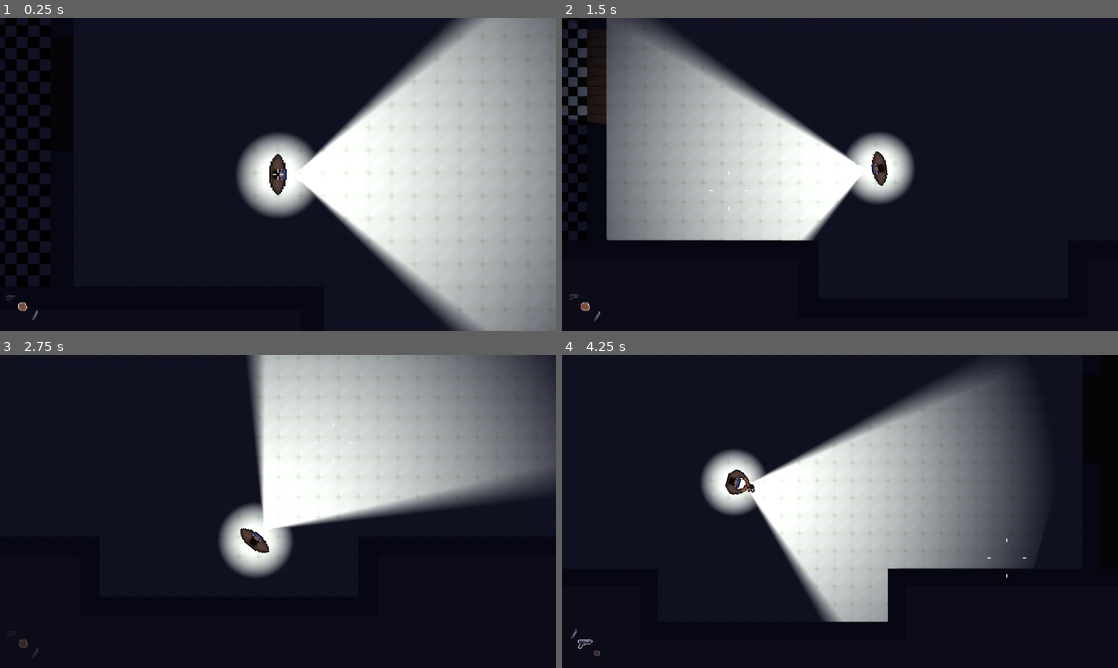
Above: before the commit, frames 1-4 (two rows, left to right).
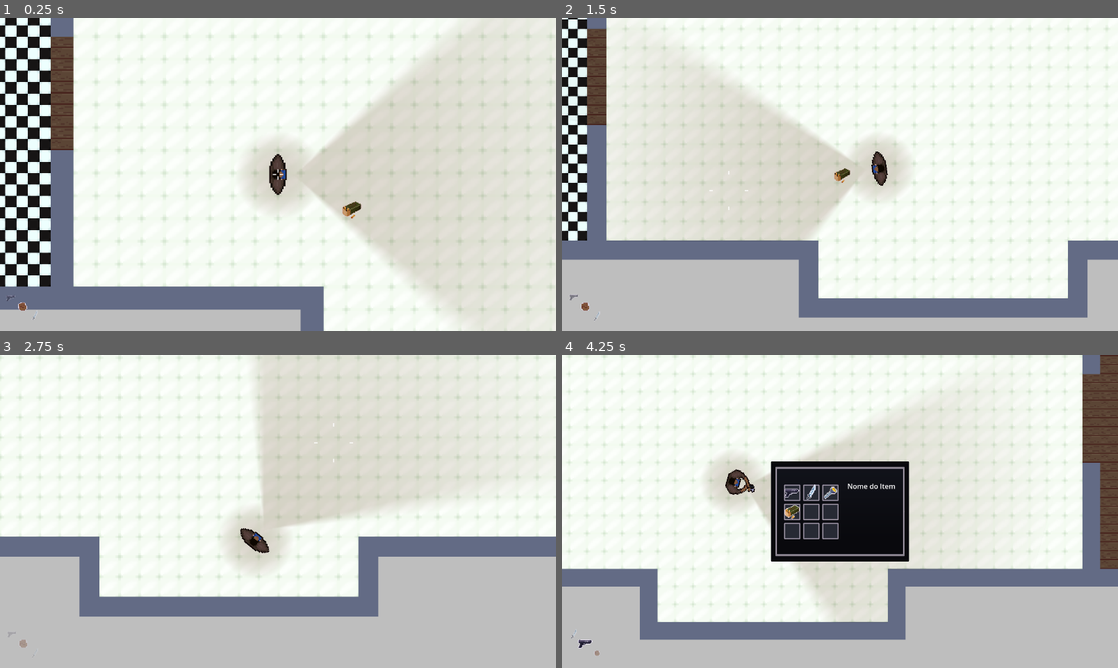
Above: after the commit, the same moments.

Repository: Gabryel-Paes/ProjetoCG
Game: Godot game, scene res://levels/rooms/lobby_tutorial.tscn
Two runs of this game, one before a commit and one after it. Both use one fixed random seed, a clock stepped at 60 frames per second and the inputs below.
Inputs (mouse positions are in pixels of both pictures, inside the frame that each line leads up to):
- Up to frame 1 (0.25 s): no input
- Up to frame 2 (1.5 s): tap Enter at 0.5 s; move the mouse to (962, 158) at 0.52 s; hold D (Right) 0.53-1.28 s; hold E (Interact) 0.53-1.28 s; tap R (Recarregar) at 0.8, 1.35 s; move the mouse to (728, 190) at 1.27 s; hold S (Down) from 1.28 s (still down)
- Up to frame 3 (2.75 s): tap E (Interact) at 1.55 s; move the mouse to (333, 442) at 2.02 s; release S (Down) at 2.03 s; press the mouse at (333, 442) at 2.03 s; hold D (Right) from 2.03 s (still down); tap R (Recarregar) at 2.3 s
- Up to frame 4 (4.25 s): move the mouse to (812, 574) at 2.77 s; release D (Right) at 2.78 s; release the mouse at (812, 574) at 2.78 s; hold W (Up) 2.78-3.53 s; tap E (Interact) at 2.85 s; move the mouse to (1006, 558) at 3.52 s; hold A (Left) from 3.53 s (still down); hold Mouse wheel down (LastWeapon) from 3.53 s (still down); tap R (Recarregar) at 3.8 s; tap Tab (toggle_inventory, bound only after the commit) at 4.15 s

The runs differ from the first frame. In frame 1, 90% of the frame differs, in the area x 0-100%, y 0-100%; in frame 2, 94%; in frame 3, 95%; in frame 4, 98%.

Commit message:
Add inventory UI, world item pickups, and ammo-consuming reload
- Build 3x3 inventory grid UI with hover highlight, large item preview
  panel, and per-slot quantity labels for stackable items
- Add Item resource class and starting items (pistol, faca, lanterna)
  hardcoded on the player, plus an example munição item
- Add ItemPickup (props/item_pickup.gd/.tscn): place collectible items
  in a level, show a "Pressione E para pegar" prompt near the player,
  and add/stack them into the inventory on interact
- Make weapon reload consume one ammo item from the inventory, failing
  with the existing ammo_empty feedback when no ammo stack is available
- Fix out-of-bounds init-order bug in Inventory, invisible cursor and
  accidental firing while the inventory is open, and TAB stealing focus
  instead of closing the inventory

Diff:
--- a/Items/inventory.gd
+++ b/Items/inventory.gd
@@ -4,8 +4,87 @@
 signal inventory_updated
 
 @export var capacity: int = 9
+@export var starting_items: Array[Item] = [] # Itens (.tres) que o personagem já começa com no inventário
 var slots: Array = []
+var quantities: Array = []
+var _initialized: bool = false
 
 func _ready() -> void:
-	slots.resize (capacity)
-	slots.fill (null)
+	_ensure_slots()
+
+# Garante que slots existam e que os starting_items já tenham sido
+# adicionados, não importa quem chame o Inventory primeiro (a UI ou o
+# próprio _ready deste nó — a ordem entre nós irmãos não é garantida).
+func _ensure_slots() -> void:
+	if slots.size() != capacity:
+		slots.resize(capacity)
+		quantities.resize(capacity)
+		for i in range(capacity):
+			if quantities[i] == null:
+				quantities[i] = 0
+	if not _initialized:
+		_initialized = true
+		for item in starting_items:
+			add_item(item)
+
+# Se o item já existe numa pilha (e for empilhável), só soma +1 nela.
+# Caso contrário procura um slot vazio e cria uma pilha nova.
+func add_item (item: Item) -> bool:
+	_ensure_slots()
+	if item == null:
+		return false
+
+	if item.stackable:
+		for i in range(capacity):
+			if slots[i] == item:
+				quantities[i] += 1
+				inventory_updated.emit()
+				return true
+
+	for i in range(capacity):
+		if slots[i] == null:
+			slots[i] = item
+			quantities[i] = 1
+			inventory_updated.emit()
+			return true
+	return false
+
+# Consome 1 unidade da pilha (usado ao "Usar" ou "Descartar" um item).
+# Quando a quantidade chega a 0, o slot libera por completo.
+func consume_item(index: int) -> void:
+	_ensure_slots()
+	if index < 0 or index >= capacity or slots[index] == null:
+		return
+	quantities[index] -= 1
+	if quantities[index] <= 0:
+		slots[index] = null
+		quantities[index] = 0
+	inventory_updated.emit()
+
+# Descarta a pilha inteira de uma vez (não usado pela UI atualmente, mas
+# fica disponível caso algum sistema precise esvaziar o slot de golpe).
+func remove_item (index: int) -> void:
+	_ensure_slots()
+	if index >= 0 and index < capacity:
+		slots[index] = null
+		quantities[index] = 0
+		inventory_updated.emit()
+
+func get_item(index: int) -> Item:
+	_ensure_slots()
+	if index >= 0 and index < capacity:
+		return slots[index]
+	return null
+
+func get_quantity(index: int) -> int:
+	_ensure_slots()
+	if index >= 0 and index < capacity:
+		return quantities[index]
+	return 0
+
+func has_ammo() -> bool:
+	_ensure_slots()
+	for item in slots:
+		if item and item.type == Item.ItemType.AMMO:
+			return true
+	return false
--- a/Items/item.gd
+++ b/Items/item.gd
@@ -1,10 +1,11 @@
 class_name Item
 extends Resource
 
-enum ItemType { MEDKIT, PILLS, KEYITEM, OTHER }
+enum ItemType { MEDKIT, PILLS, KEYITEM, AMMO, OTHER }
 
 @export var item_name: String = "nome do Item"
 @export var texture: Texture2D
 @export_multiline var description: String = "Descrição curta do Item dizendo pra que ele serve ou algo assim"
 @export var type: ItemType = ItemType.OTHER
 @export var value: int = 25
+@export var stackable: bool = true # Itens-chave (arma, faca, lanterna...) devem ser false
--- /dev/null
+++ b/Items/item_arma.tres
@@ -0,0 +1,12 @@
+[gd_resource type="Resource" script_class="Item" format=3 uid="uid://rmw78yy8m075"]
+
+[ext_resource type="Script" uid="uid://d2aua770dsvt1" path="res://Items/item.gd" id="1_hkj21"]
+[ext_resource type="Texture2D" uid="uid://cvwkcv2goh87a" path="res://ui/assets/sprites/arma.png" id="2_y8aie"]
+
+[resource]
+script = ExtResource("1_hkj21")
+item_name = "Pistola"
+texture = ExtResource("2_y8aie")
+description = "\"Minha Glock G43, confiável.\""
+type = 2
+value = 1
--- /dev/null
+++ b/Items/item_faca.tres
@@ -0,0 +1,12 @@
+[gd_resource type="Resource" script_class="Item" format=3 uid="uid://cc5ft3rif5dve"]
+
+[ext_resource type="Script" uid="uid://d2aua770dsvt1" path="res://Items/item.gd" id="1_vqths"]
+[ext_resource type="Texture2D" uid="uid://ccmw4l3owe717" path="res://ui/assets/sprites/Faca.png" id="2_vqths"]
+
+[resource]
+script = ExtResource("1_vqths")
+item_name = "Faca"
+texture = ExtResource("2_vqths")
+description = "\"Faca de combate da minha época de acampamentos.\""
+type = 2
+value = 1
--- /dev/null
+++ b/Items/item_municao.tres
@@ -0,0 +1,12 @@
+[gd_resource type="Resource" script_class="Item" format=3 uid="uid://b6cl32guwq637"]
+
+[ext_resource type="Script" uid="uid://d2aua770dsvt1" path="res://Items/item.gd" id="1_item"]
+[ext_resource type="Texture2D" uid="uid://dora55o7nfddr" path="res://ui/assets/sprites/Bullet_Box.png" id="2_texture"]
+
+[resource]
+script = ExtResource("1_item")
+item_name = "Caixa de Munição"
+texture = ExtResource("2_texture")
+description = "\"Caixa de munição de Glock. Tem 6 aqui.\""
+type = 3
+value = 6
--- a/actors/components/gun.gd
+++ b/actors/components/gun.gd
@@ -90,9 +90,18 @@
 	return true
 
 
-func try_reload() -> bool:
+func try_reload(inventory: Inventory = null) -> bool:
 	if recarregando or municao_atual >= municao_maxima:
 		return false
+
+	# Se um inventário foi passado, a recarga só acontece se houver uma
+	# pilha de munição nele — e essa pilha é gasta (1 unidade) na hora.
+	if inventory:
+		var ammo_slot = _find_ammo_slot(inventory)
+		if ammo_slot == -1:
+			ammo_empty.emit()
+			return false
+		inventory.consume_item(ammo_slot)
 
 	recarregando = true
 	reload_started.emit()
@@ -102,6 +111,14 @@
 	recarregando = false
 	ammo_changed.emit(municao_atual, municao_maxima)
 	return true
+
+
+func _find_ammo_slot(inventory: Inventory) -> int:
+	for i in range(inventory.capacity):
+		var item = inventory.get_item(i)
+		if item and item.type == Item.ItemType.AMMO and inventory.get_quantity(i) > 0:
+			return i
+	return -1
 
 
 func _criar_rastro(inicio: Vector2, fim: Vector2) -> void:
--- a/actors/player/player.gd
+++ b/actors/player/player.gd
@@ -35,6 +35,7 @@
 @onready var sprite: Sprite2D = $Aim/Sprite2D
 @onready var fumaca: GPUParticles2D = $Aim/BulletPoint/FumacaCano
 @onready var gun: Gun = $Aim/Gun
+@onready var inventory: Inventory = $Inventory
 
 # ---Animação ---
 @onready var anim: AnimatedSprite2D = $Aim/AnimatedSprite2D
@@ -43,6 +44,7 @@
 @onready var flashlight: PointLight2D = $Aim/PointLight2D
 
 var aim_angle: float = 0.0
+var menu_open: bool = false # travado pelo inventory_ui.gd enquanto o menu está aberto
 
 func _ready() -> void:
 	motion_mode = MOTION_MODE_FLOATING
@@ -113,6 +115,8 @@
 # --- Controles de Ação ---
 
 func _input(event:InputEvent) -> void:
+	if menu_open:
+		return
 	if event.is_action_pressed("NextWeapon"):
 		_cycle_weapon(1)
 	elif event.is_action_pressed("LastWeapon"):
@@ -120,7 +124,7 @@
 	elif event.is_action_pressed("Attack"):
 		_try_attack()
 	elif event.is_action_pressed("Recarregar") and current_weapon == Weapon.PISTOL:
-		gun.try_reload()
+		gun.try_reload(inventory)
 	elif event.is_action_pressed("Lanterna"):
 		_toggle_flashlight()
 
--- a/actors/player/player.tscn
+++ b/actors/player/player.tscn
@@ -17,6 +17,12 @@
 [ext_resource type="Texture2D" uid="uid://cvwkcv2goh87a" path="res://ui/assets/sprites/arma.png" id="14_arma_icon"]
 [ext_resource type="Texture2D" uid="uid://bx0upfpuhby7y" path="res://ui/assets/sprites/punho.png" id="14_qrxv1"]
 [ext_resource type="Script" uid="uid://c66oye216f7a6" path="res://actors/player/point_light_2d.gd" id="15_pointlight"]
+[ext_resource type="Script" uid="uid://biu1k5p1xo8fu" path="res://Items/inventory.gd" id="18_qrxv1"]
+[ext_resource type="PackedScene" uid="uid://cmq3b2x1t2hf4" path="res://ui/hud/Inventario/inventory_ui.tscn" id="19_invui"]
+[ext_resource type="Resource" uid="uid://rmw78yy8m075" path="res://Items/item_arma.tres" id="20_item_pistol"]
+[ext_resource type="Script" uid="uid://d2aua770dsvt1" path="res://Items/item.gd" id="20_lj3dd"]
+[ext_resource type="Resource" uid="uid://cc5ft3rif5dve" path="res://Items/item_faca.tres" id="21_item_faca"]
+[ext_resource type="Texture2D" uid="uid://bm6rly60y06jf" path="res://ui/assets/sprites/Lanterna.png" id="23_nsxbo"]
 
 [sub_resource type="CircleShape2D" id="CircleShape2D_388e2"]
 radius = 8.0
@@ -130,6 +136,16 @@
 height = 4
 fill_from = Vector2(1, 0)
 
+[sub_resource type="Resource" id="Resource_8jo5n"]
+script = ExtResource("20_lj3dd")
+item_name = "Lanterna"
+texture = ExtResource("23_nsxbo")
+description = "\"Espero que a bateria ainda preste\""
+type = 2
+value = 1
+stackable = false
+metadata/_custom_type_script = "uid://d2aua770dsvt1"
+
 [node name="Player" type="CharacterBody2D" unique_id=335704334 groups=["Player"]]
 collision_mask = 5
 motion_mode = 1
@@ -148,7 +164,7 @@
 [node name="PointLight2D" type="PointLight2D" parent="Aim" unique_id=1802786243]
 light_mask = 3
 visibility_layer = 3
-color = Color(1, 1, 1, 0.7372549)
+color = Color(1, 0.9647059, 0.93333334, 0.5764706)
 blend_mode = 2
 range_item_cull_mask = 3
 texture = SubResource("CompressedTexture2D_qrxv1")
@@ -272,6 +288,18 @@
 expand_mode = 1
 stretch_mode = 5
 
+[node name="InventoryUI" parent="HUD" unique_id=317169479 instance=ExtResource("19_invui")]
+anchors_preset = 8
+anchor_left = 0.5
+anchor_top = 0.5
+anchor_right = 0.5
+anchor_bottom = 0.5
+offset_left = -160.0
+offset_top = -116.0
+offset_right = 160.0
+offset_bottom = 116.0
+inventory = NodePath("../../Inventory")
+
 [node name="StaminaBar" type="TextureProgressBar" parent="HUD" unique_id=274748334]
 anchors_preset = 7
 anchor_left = 0.5
@@ -293,6 +321,10 @@
 
 [node name="Stamina" parent="." unique_id=1815946519 instance=ExtResource("11_hiosj")]
 
+[node name="Inventory" type="Node" parent="." unique_id=237130853]
+script = ExtResource("18_qrxv1")
+starting_items = Array[ExtResource("20_lj3dd")]([ExtResource("20_item_pistol"), ExtResource("21_item_faca"), SubResource("Resource_8jo5n")])
+
 [connection signal="weapon_changed" from="." to="HUD/Municao" method="_on_weapon_changed"]
 [connection signal="weapon_changed" from="." to="HUD/WeaponIcon" method="_on_weapon_changed"]
 [connection signal="ammo_changed" from="Aim/Gun" to="HUD/Municao" method="_on_ammo_changed"]
--- a/actors/player/point_light_2d.gd
+++ b/actors/player/point_light_2d.gd
@@ -36,7 +36,7 @@
 				var angulo_pixel:= vetor_cone.angle()
 				if absf(angulo_pixel) <= ABERTURA_CONE:
 					var fator_cone = distancia_cone/raio_maximo
-					intensidade_cone = 1.0 - pow(fator_cone,1.5)
+					intensidade_cone = 1 - pow(fator_cone,1.5)
 
 					var limite_suavizacao:= ABERTURA_CONE * 0.85
 					if absf(angulo_pixel) > limite_suavizacao:
--- a/levels/rooms/lobby_tutorial.tscn
+++ b/levels/rooms/lobby_tutorial.tscn
@@ -8,8 +8,11 @@
 [ext_resource type="PackedScene" path="res://props/key.tscn" id="6_ad2o2"]
 [ext_resource type="PackedScene" path="res://props/lever.tscn" id="7_ptjnr"]
 [ext_resource type="PackedScene" path="res://props/lever_puzzle.tscn" id="8_yokfp"]
-[ext_resource type="PackedScene" uid="uid://bn4tnkj3nut6l" path="res://actors/enemy/angel.tscn" id="9_ad2o2"]
+[ext_resource type="PackedScene" path="res://actors/enemy/angel.tscn" id="9_ad2o2"]
 [ext_resource type="PackedScene" uid="uid://c2asx2wu3lukj" path="res://props/simple_door.tscn" id="10_ptjnr"]
+[ext_resource type="PackedScene" uid="uid://b1sjkfqn15ncx" path="res://props/item_pickup.tscn" id="11_5cw8o"]
+[ext_resource type="Script" uid="uid://d2aua770dsvt1" path="res://Items/item.gd" id="12_35gje"]
+[ext_resource type="Texture2D" uid="uid://dora55o7nfddr" path="res://ui/assets/sprites/Bullet_Box.png" id="13_d72jg"]
 
 [sub_resource type="OccluderPolygon2D" id="OccluderPolygon2D_puglh"]
 polygon = PackedVector2Array(-8, -8, 8, -8, 8, 8, -8, 8)
@@ -460,6 +463,15 @@
 [sub_resource type="RectangleShape2D" id="RectangleShape2D_t1g16"]
 size = Vector2(227.125, 3)
 
+[sub_resource type="Resource" id="Resource_vqths"]
+script = ExtResource("12_35gje")
+item_name = "Munição"
+texture = ExtResource("13_d72jg")
+description = "\"uma caixa de balas, tem seis aí dentro.\""
+type = 3
+value = 6
+metadata/_custom_type_script = "uid://d2aua770dsvt1"
+
 [node name="Lobby_Tutorial" type="Node2D" unique_id=1382052866]
 script = ExtResource("1_6nswd")
 
@@ -476,6 +488,7 @@
 metadata/_edit_lock_ = true
 
 [node name="CanvasModulate" type="CanvasModulate" parent="." unique_id=1153864829]
+visible = false
 color = Color(0.06666667, 0.06666667, 0.13333334, 1)
 
 [node name="TileMap_1sFloor" type="TileMapLayer" parent="." unique_id=1508748006]
@@ -567,6 +580,11 @@
 position = Vector2(-116, -793)
 scale = Vector2(1.723851, 0.92089915)
 
+[node name="ItemPickup" parent="." unique_id=2143198142 instance=ExtResource("11_5cw8o")]
+position = Vector2(600, -608)
+scale = Vector2(0.5, 0.5)
+item = SubResource("Resource_vqths")
+
 [connection signal="body_entered" from="Trigger_Up" to="." method="_on_trigger_up_body_entered"]
 [connection signal="body_entered" from="Trigger_Down" to="." method="_on_trigger_down_body_entered"]
 [connection signal="collected" from="Key" to="Door" method="_on_key_collected"]
--- a/project.godot
+++ b/project.godot
@@ -89,6 +89,11 @@
 "events": [Object(InputEventKey,"resource_local_to_scene":false,"resource_name":"","device":-1,"window_id":0,"alt_press …(192 unchanged characters)…
 ]
 }
+toggle_inventory={
+"deadzone": 0.2,
+"events": [Object(InputEventKey,"resource_local_to_scene":false,"resource_name":"","device":16,"window_id":0,"alt_pressed":false,"shift_pressed":false,"ctrl_pressed":false,"meta_pressed":false,"pressed":false,"keycode":0,"physical_keycode":4194306,"key_label":0,"unicode":0,"location":0,"echo":false,"script":null)
+]
+}
 
 [layer_names]
 
--- /dev/null
+++ b/props/item_pickup.gd
@@ -0,0 +1,55 @@
+extends Area2D
+class_name ItemPickup
+
+@export var item: Item
+@export var amount: int = 1
+@export var prompt_text: String = "Pressione E para pegar"
+
+@onready var sprite: Sprite2D = $Sprite2D
+@onready var prompt: Label = $PromptLabel
+
+var _player_in_range: Node2D = null
+
+
+func _ready() -> void:
+	body_entered.connect(_on_body_entered)
+	body_exited.connect(_on_body_exited)
+	prompt.text = prompt_text
+	prompt.visible = false
+	if item:
+		sprite.texture = item.texture
+
+
+func _unhandled_input(event: InputEvent) -> void:
+	if _player_in_range and event.is_action_pressed("Interact"):
+		_collect()
+
+
+func _collect() -> void:
+	if not item or not _player_in_range:
+		return
+	if not _player_in_range.has_node("Inventory"):
+		return
+
+	var inventory: Inventory = _player_in_range.get_node("Inventory")
+	var collected := 0
+	for i in range(amount):
+		if inventory.add_item(item):
+			collected += 1
+		else:
+			break # inventário cheio, o resto fica no chão
+
+	if collected >= amount:
+		queue_free()
+
+
+func _on_body_entered(body: Node2D) -> void:
+	if body.is_in_group("Player"):
+		_player_in_range = body
+		prompt.visible = true
+
+
+func _on_body_exited(body: Node2D) -> void:
+	if body == _player_in_range:
+		_player_in_range = null
+		prompt.visible = false
--- /dev/null
+++ b/props/item_pickup.tscn
@@ -0,0 +1,35 @@
+[gd_scene format=3 uid="uid://b1sjkfqn15ncx"]
+
+[ext_resource type="Script" uid="uid://wo6xwrh06a3x" path="res://props/item_pickup.gd" id="1_pickup"]
+[ext_resource type="FontFile" uid="uid://bu1xpso6ai3x0" path="res://ui/assets/fonts/PixelOperator8-Bold.ttf" id="2_font"]
+
+[sub_resource type="CircleShape2D" id="CircleShape2D_pickup"]
+radius = 46.0
+
+[sub_resource type="CanvasItemMaterial" id="CanvasItemMaterial_lj3dd"]
+light_mode = 1
+
+[node name="ItemPickup" type="Area2D" unique_id=1516117658]
+collision_layer = 0
+collision_mask = 3
+script = ExtResource("1_pickup")
+
+[node name="CollisionShape2D" type="CollisionShape2D" parent="." unique_id=1687399642]
+shape = SubResource("CircleShape2D_pickup")
+
+[node name="Sprite2D" type="Sprite2D" parent="." unique_id=673181732]
+
+[node name="PromptLabel" type="Label" parent="." unique_id=143803166]
+material = SubResource("CanvasItemMaterial_lj3dd")
+offset_left = -101.0
+offset_top = -25.0
+offset_right = 102.0
+offset_bottom = -9.0
+theme_override_colors/font_color = Color(1, 1, 1, 1)
+theme_override_colors/font_outline_color = Color(0, 0, 0, 1)
+theme_override_constants/outline_size = 4
+theme_override_fonts/font = ExtResource("2_font")
+theme_override_font_sizes/font_size = 10
+text = "Pressione E para pegar"
+horizontal_alignment = 1
+vertical_alignment = 1
--- /dev/null
+++ b/ui/hud/Inventario/inventory_slot.tscn
@@ -0,0 +1,44 @@
+[gd_scene format=3 uid="uid://jaxmrpf5t28n"]
+
+[ext_resource type="Script" uid="uid://ideak0mli264" path="res://ui/hud/Inventario/inventory_slot_ui.gd" id="1_2br3a"]
+[ext_resource type="Texture2D" uid="uid://b2ewg881mkovp" path="res://ui/assets/inv/INVbox.png" id="1_ua7ly"]
+[ext_resource type="Texture2D" uid="uid://dsygsoex7k3tu" path="res://ui/assets/inv/INVbox_SLC.png" id="2_n7ome"]
+
+[sub_resource type="StyleBoxTexture" id="StyleBoxTexture_60pvl"]
+texture = ExtResource("1_ua7ly")
+
+[sub_resource type="StyleBoxTexture" id="StyleBoxTexture_a1iy5"]
+texture = ExtResource("2_n7ome")
+
+[node name="InventorySlot" type="Button" unique_id=833343996]
+custom_minimum_size = Vector2(40, 40)
+layout_mode = 2
+offset_right = 40.0
+offset_bottom = 40.0
+focus_mode = 0
+theme_override_styles/normal = SubResource("StyleBoxTexture_60pvl")
+theme_override_styles/hover = SubResource("StyleBoxTexture_a1iy5")
+script = ExtResource("1_2br3a")
+
+[node name="TextureRect" type="TextureRect" parent="." unique_id=1025116796]
+layout_mode = 0
+mouse_filter = 2
+offset_right = 40.0
+offset_bottom = 40.0
+expand_mode = 1
+stretch_mode = 5
+
+[node name="QtyLabel" type="Label" parent="." unique_id=1025116797]
+layout_mode = 0
+mouse_filter = 2
+offset_left = 20.0
+offset_top = 24.0
+offset_right = 40.0
+offset_bottom = 40.0
+theme_override_colors/font_color = Color(1, 1, 1, 1)
+theme_override_colors/font_outline_color = Color(0, 0, 0, 1)
+theme_override_constants/outline_size = 4
+theme_override_font_sizes/font_size = 12
+horizontal_alignment = 2
+vertical_alignment = 2
+visible = false
--- /dev/null
+++ b/ui/hud/Inventario/inventory_slot_ui.gd
@@ -0,0 +1,19 @@
+extends Button
+
+@onready var item_icon: TextureRect = $TextureRect
+@onready var qty_label: Label = $QtyLabel
+
+var item: Resource = null
+
+# Chamado pelo inventory_ui.gd para atualizar o que esse slot mostra.
+func set_item(new_item: Resource, quantity: int = 1) -> void:
+	item = new_item
+	if item:
+		item_icon.texture = item.texture
+		item_icon.visible = true
+		qty_label.visible = quantity > 1
+		qty_label.text = str(quantity)
+	else:
+		item_icon.texture = null
+		item_icon.visible = false
+		qty_label.visible = false
--- /dev/null
+++ b/ui/hud/Inventario/inventory_ui.gd
@@ -0,0 +1,124 @@
+extends Control
+
+@export var inventory: Inventory
+@export var slot_scene: PackedScene # Arraste inventory_slot.tscn aqui pelo Inspetor
+@export var grid_size: int = 9      # 3x3
+
+@onready var grid_container: GridContainer = $MainContainer/GridContainer
+@onready var selected_icon: TextureRect = $MainContainer/RightPanel/SelectedIcon
+@onready var selected_name: Label = $MainContainer/RightPanel/NameLabel
+@onready var selected_desc: Label = $MainContainer/DescLabel
+@onready var action_menu: PopupMenu = $PopupMenu
+
+var selected_slot_index: int = -1
+var slot_buttons: Array[Button] = []
+var player_node: Node = null
+
+func _ready() -> void:
+	action_menu.id_pressed.connect(_on_action_selected)
+	visible = false
+
+	player_node = get_tree().get_first_node_in_group("Player")
+
+	# Se você não arrastou o inventário pelo Inspetor, o jogo procura automaticamente
+	if not inventory and player_node and player_node.has_node("Inventory"):
+		inventory = player_node.get_node("Inventory")
+
+	_build_grid()
+
+	if inventory:
+		inventory.inventory_updated.connect(_update_ui)
+		_update_ui()
+
+func _build_grid() -> void:
+	if not slot_scene:
+		push_error("inventory_ui: 'slot_scene' não foi definido no Inspetor!")
+		return
+
+	for child in grid_container.get_children():
+		child.queue_free()
+	slot_buttons.clear()
+
+	for i in range(grid_size):
+		var slot = slot_scene.instantiate() as Button
+		grid_container.add_child(slot)
+		slot.pressed.connect(_on_slot_clicked.bind(i))
+		slot_buttons.append(slot)
+
+func _update_ui() -> void:
+	for i in range(slot_buttons.size()):
+		var item = inventory.get_item(i)
+		slot_buttons[i].set_item(item, inventory.get_quantity(i))
+
+func _unhandled_input(event: InputEvent) -> void:
+	if event.is_action_pressed("toggle_inventory"): # Crie essa ação no Input Map (tecla 'I' ou 'TAB')
+		_set_open(!visible)
+
+# Mostra/esconde o inventário, revela o cursor do mouse e trava os
+# comandos de combate do player para não atirar sem querer nos slots.
+func _set_open(open: bool) -> void:
+	visible = open
+	action_menu.hide()
+	if not open:
+		_clear_preview()
+
+	Input.mouse_mode = Input.MOUSE_MODE_VISIBLE if open else Input.MOUSE_MODE_HIDDEN
+
+	if player_node:
+		player_node.menu_open = open
+		if player_node.has_node("HUD/Crosshair"):
+			player_node.get_node("HUD/Crosshair").visible = not open
+
+func _on_slot_clicked(index: int) -> void:
+	var item = inventory.get_item(index)
+	if not item:
+		_clear_preview()
+		return
+
+	selected_slot_index = index
+
+	# Atualiza o painel direito
+	var quantity = inventory.get_quantity(index)
+	selected_icon.texture = item.texture
+	selected_name.text = item.item_name if quantity <= 1 else "%s (x%d)" % [item.item_name, quantity]
+	selected_desc.text = item.description
+
+	# Configura o menu de ações flutuante baseado no tipo do item
+	action_menu.clear()
+
+	match item.type:
+		Item.ItemType.MEDKIT:
+			action_menu.add_item("Usar", 0)
+			action_menu.add_item("Descartar", 1)
+		Item.ItemType.KEYITEM:
+			pass # Itens-chave (arma, lanterna, faca...) não podem ser usados nem descartados pelo inventário
+		_:
+			action_menu.add_item("Descartar", 1)
+
+	# Só mostra o menu flutuante se houver alguma ação disponível para o item
+	if action_menu.item_count > 0:
+		action_menu.position = get_viewport().get_mouse_position()
+		action_menu.popup()
+
+func _on_action_selected(id: int) -> void:
+	var item = inventory.get_item(selected_slot_index)
+	if not item:
+		return
+
+	match id:
+		0: # Usar
+			if item.type == Item.ItemType.MEDKIT:
+				# Executa a cura se a vida do player não estiver cheia
+				if player_node and player_node.has_method("heal"):
+					player_node.heal(item.value)
+					inventory.consume_item(selected_slot_index) # tira 1 da pilha, não a pilha inteira
+					_clear_preview()
+		1: # Descartar
+			inventory.consume_item(selected_slot_index) # descarta 1 unidade por vez
+			_clear_preview()
+
+func _clear_preview() -> void:
+	selected_icon.texture = null
+	selected_name.text = ""
+	selected_desc.text = ""
+	selected_slot_index = -1
--- /dev/null
+++ b/ui/hud/Inventario/inventory_ui.tscn
@@ -0,0 +1,74 @@
+[gd_scene format=3 uid="uid://cmq3b2x1t2hf4"]
+
+[ext_resource type="Script" uid="uid://c812n3lkxcq2b" path="res://ui/hud/Inventario/inventory_ui.gd" id="1_6uc15"]
+[ext_resource type="Texture2D" uid="uid://c2tsky8qxokr1" path="res://ui/assets/inv/INVdiv.png" id="2_va7sq"]
+[ext_resource type="PackedScene" uid="uid://jaxmrpf5t28n" path="res://ui/hud/Inventario/inventory_slot.tscn" id="3_1alxu"]
+
+[node name="Control" type="Control" unique_id=831833857]
+layout_mode = 3
+anchors_preset = 15
+anchor_right = 1.0
+anchor_bottom = 1.0
+grow_horizontal = 2
+grow_vertical = 2
+script = ExtResource("1_6uc15")
+slot_scene = ExtResource("3_1alxu")
+
+[node name="TextureRect" type="TextureRect" parent="." unique_id=1707207235]
+layout_mode = 0
+offset_right = 320.0
+offset_bottom = 232.0
+texture = ExtResource("2_va7sq")
+
+[node name="MainContainer" type="Control" parent="." unique_id=1356143701]
+anchors_preset = 0
+offset_right = 320.0
+offset_bottom = 232.0
+
+[node name="GridContainer" type="GridContainer" parent="MainContainer" unique_id=122419882]
+layout_mode = 0
+offset_left = 30.0
+offset_top = 53.0
+offset_right = 158.0
+offset_bottom = 181.0
+theme_override_constants/h_separation = 4
+theme_override_constants/v_separation = 4
+columns = 3
+
+[node name="RightPanel" type="Control" parent="MainContainer" unique_id=1220151580]
+anchors_preset = 0
+offset_left = 160.0
+offset_top = 14.0
+offset_right = 304.0
+offset_bottom = 142.0
+
+[node name="NameLabel" type="Label" parent="MainContainer/RightPanel" unique_id=1372457543]
+layout_mode = 0
+offset_left = 1.0
+offset_top = 32.0
+offset_right = 145.0
+offset_bottom = 55.0
+text = "Nome do Item"
+horizontal_alignment = 1
+
+[node name="SelectedIcon" type="TextureRect" parent="MainContainer/RightPanel" unique_id=841560203]
+layout_mode = 0
+offset_left = 25.0
+offset_top = 55.0
+offset_right = 121.0
+offset_bottom = 151.0
+expand_mode = 1
+stretch_mode = 5
+
+[node name="DescLabel" type="Label" parent="MainContainer" unique_id=813385010]
+layout_mode = 0
+offset_left = 22.0
+offset_top = 183.0
+offset_right = 300.0
+offset_bottom = 210.0
+theme_override_font_sizes/font_size = 10
+horizontal_alignment = 1
+autowrap_mode = 3
+
+[node name="PopupMenu" type="PopupMenu" parent="." unique_id=1343360040]
+oversampling_override = 1.0
Not shown, added: props/item_pickup.gd.uid
Binary file added: ui/assets/inv/INVbox.png
Not shown, added: ui/assets/inv/INVbox.png.import
Binary file added: ui/assets/inv/INVbox_SLC.png
Not shown, added: ui/assets/inv/INVbox_SLC.png.import
Binary file added: ui/assets/inv/INVdiv.png
Not shown, added: ui/assets/inv/INVdiv.png.import
Binary file added: ui/assets/sprites/Lanterna.png
Not shown, added: ui/assets/sprites/Lanterna.png.import
Not shown, added: ui/hud/Inventario/inventory_slot_ui.gd.uid
Not shown, added: ui/hud/Inventario/inventory_ui.gd.uid
